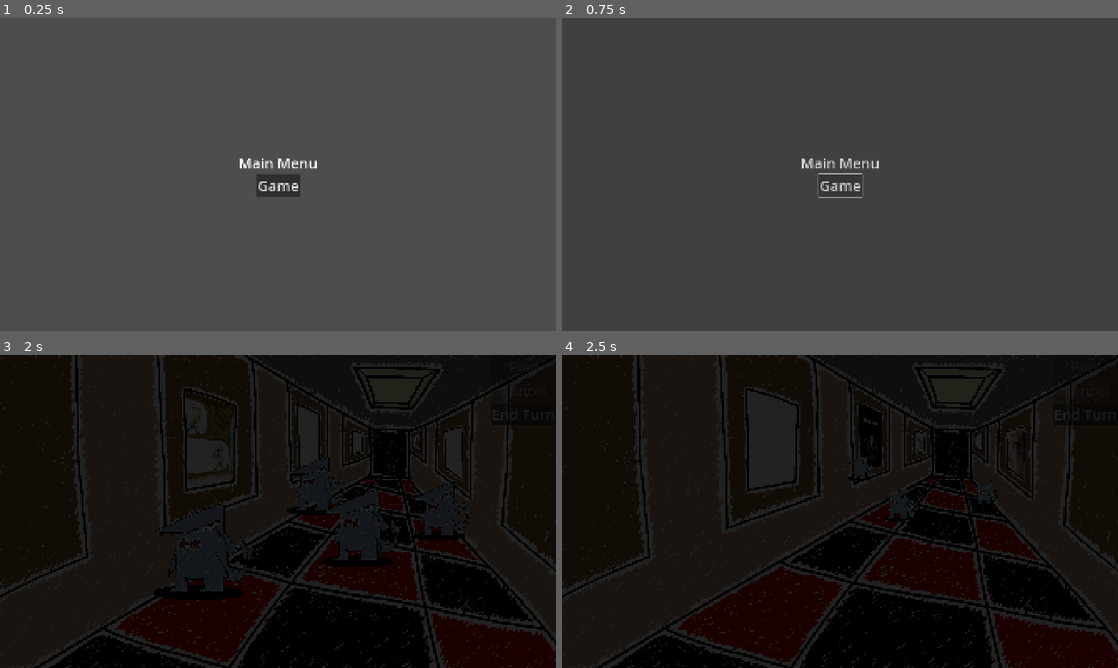
Above: before the commit, frames 1-4 (two rows, left to right).
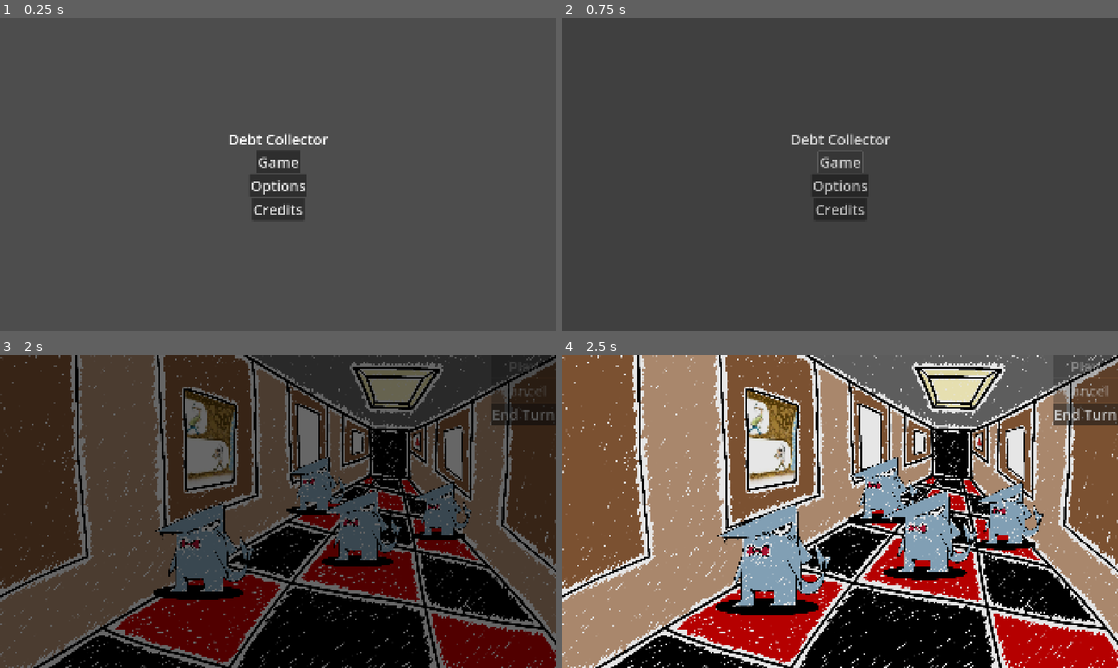
Above: after the commit, the same moments.

Repository: nonagaga/MJ193
Game: Godot game, scene res://Scenes/scene_manager.tscn
Same seed, same stepped clock (60 frames per second), same inputs: the game is played once before the commit and once after it. Sound files missing from this copy of the repository are replaced by a short silence.
Inputs (mouse positions are in pixels of both pictures, inside the frame that each line leads up to):
- Up to frame 1 (0.25 s): no input
- Up to frame 2 (0.75 s): click "Game" at 0.5 s
- Up to frame 3 (2 s): click (278, 520) at 1.25 s, where only the run after the commit has a clickable "Options"
- Up to frame 4 (2.5 s): click (890, 495) at 2.02 s

The runs differ from the first frame. In frame 1, 1.9% of the frame differs, in the area x 41-59%, y 36-65%; in frame 2, 1.5%; in frame 3, 79%; in frame 4, 82%, in the area x 0-100%, y 0-100%.

Commit message:
main menu update

Diff:
--- /dev/null
+++ b/Enemies/Enemy Res/Hand Man.tres
@@ -0,0 +1,13 @@
+[gd_resource type="Resource" script_class="EnemyRes" load_steps=2 format=3 uid="uid://byqsqpxjy6mv7"]
+
+[ext_resource type="Script" uid="uid://bsk54fjtlwb7n" path="res://Enemies/EnemyRes.gd" id="1_u4qot"]
+
+[resource]
+script = ExtResource("1_u4qot")
+maxHP = 0
+speed = 0
+dmg = 0
+points = 0
+theme_song_name = ""
+maxTurnTillAttack = 0
+metadata/_custom_type_script = "uid://bsk54fjtlwb7n"
--- a/Scenes/button.gd
+++ /dev/null
@@ -1,6 +0,0 @@
-extends Button
-
-func _ready() -> void:
-	pressed.connect(func():
-		Globals.scene_manager.transition_to("game","default")
-		)
--- a/Scenes/game_test.tscn
+++ b/Scenes/game_test.tscn
@@ -26,7 +26,7 @@
 enemy_reses = Array[ExtResource("3_es14b")]([ExtResource("4_es14b"), ExtResource("4_es14b")])
 metadata/_custom_type_script = "uid://bo8d7e5dp86qf"
 
-[node name="Game" type="Node2D" node_paths=PackedStringArray("end_turn_button", "enemies")]
+[node name="Game" type="Node" node_paths=PackedStringArray("end_turn_button", "enemies")]
 script = ExtResource("1_h07e4")
 end_turn_button = NodePath("UI/GameUi/Player Choices/End Turn")
 enemies = NodePath("Enemies")
--- a/Scenes/main_menu.gd
+++ /dev/null
@@ -1,7 +0,0 @@
-extends Node2D
-
-var backing_track = preload("res://Music Manager/Backing Track.mp3")
-
-func _ready() -> void:
-	MusicManager.load_song(110, 4, backing_track)
-	MusicManager.start_song()
--- a/Scenes/main_menu.tscn
+++ /dev/null
@@ -1,31 +0,0 @@
-[gd_scene load_steps=3 format=3 uid="uid://bd2lxchcuwtg6"]
-
-[ext_resource type="Script" uid="uid://c3m4ai0w8qh7h" path="res://Scenes/button.gd" id="1_28flt"]
-[ext_resource type="Script" uid="uid://4jwaq57646ql" path="res://Scenes/main_menu.gd" id="1_48xlc"]
-
-[node name="Main Menu" type="Node2D"]
-script = ExtResource("1_48xlc")
-
-[node name="CanvasLayer" type="CanvasLayer" parent="."]
-
-[node name="VBoxContainer" type="VBoxContainer" parent="CanvasLayer"]
-anchors_preset = 15
-anchor_right = 1.0
-anchor_bottom = 1.0
-grow_horizontal = 2
-grow_vertical = 2
-alignment = 1
-
-[node name="RichTextLabel" type="RichTextLabel" parent="CanvasLayer/VBoxContainer"]
-layout_mode = 2
-theme_override_font_sizes/normal_font_size = 50
-bbcode_enabled = true
-text = "[center]Main Menu"
-fit_content = true
-
-[node name="Button" type="Button" parent="CanvasLayer/VBoxContainer"]
-layout_mode = 2
-size_flags_horizontal = 4
-theme_override_font_sizes/font_size = 50
-text = "Game"
-script = ExtResource("1_28flt")
--- a/Scenes/scene_manager.gd
+++ b/Scenes/scene_manager.gd
@@ -1,4 +1,4 @@
-class_name SceneManager extends Node2D
+class_name SceneManager extends Node
 
 signal scene_changed(scene_name : String)
 signal transition_finished()
--- a/Scenes/scene_manager.tscn
+++ b/Scenes/scene_manager.tscn
@@ -1,12 +1,12 @@
 [gd_scene load_steps=6 format=3 uid="uid://dnxohddb4syfo"]
 
 [ext_resource type="Script" uid="uid://477ivaomoyvj" path="res://Scenes/scene_manager.gd" id="1_mk1ro"]
-[ext_resource type="PackedScene" uid="uid://bd2lxchcuwtg6" path="res://Scenes/main_menu.tscn" id="2_8j8h1"]
+[ext_resource type="PackedScene" uid="uid://bd2lxchcuwtg6" path="res://UI/Menu/main_menu.tscn" id="2_8j8h1"]
 [ext_resource type="PackedScene" uid="uid://dupy1f8fboept" path="res://Scenes/game_test.tscn" id="3_py5r8"]
 [ext_resource type="PackedScene" uid="uid://d2s8a1a7bdh41" path="res://Scenes/Transitions/fade_to_black.tscn" id="4_t7rfq"]
 [ext_resource type="PackedScene" uid="uid://fy0jj162yhrr" path="res://Scenes/Transitions/vert_wipe.tscn" id="5_py5r8"]
 
-[node name="SceneManager" type="Node2D"]
+[node name="SceneManager" type="Node"]
 script = ExtResource("1_mk1ro")
 scene_list = Dictionary[String, PackedScene]({
 "default": ExtResource("2_8j8h1"),
--- /dev/null
+++ b/UI/Menu/Credits.tscn
@@ -0,0 +1,38 @@
+[gd_scene load_steps=3 format=3 uid="uid://dk6mlt0e0i3lk"]
+
+[ext_resource type="Script" uid="uid://c7md8lkvb0c3w" path="res://UI/Menu/credits.gd" id="1_gg4ni"]
+
+[sub_resource type="StyleBoxFlat" id="StyleBoxFlat_gg4ni"]
+bg_color = Color(0, 0, 0, 1)
+
+[node name="Credits" type="PanelContainer"]
+anchors_preset = 15
+anchor_right = 1.0
+anchor_bottom = 1.0
+grow_horizontal = 2
+grow_vertical = 2
+theme_override_styles/panel = SubResource("StyleBoxFlat_gg4ni")
+script = ExtResource("1_gg4ni")
+
+[node name="VBoxContainer" type="VBoxContainer" parent="."]
+layout_mode = 2
+
+[node name="RichTextLabel" type="RichTextLabel" parent="VBoxContainer"]
+layout_mode = 2
+size_flags_vertical = 3
+theme_override_font_sizes/normal_font_size = 80
+text = "King Corvidae - Programmer
+GabeTheDinosaur - Fish
+General Goods and Services - Programmer
+Drww - Music
+Aviyarn - Art"
+scroll_active = false
+horizontal_alignment = 1
+vertical_alignment = 1
+
+[node name="Button" type="Button" parent="VBoxContainer"]
+layout_mode = 2
+theme_override_font_sizes/font_size = 120
+text = "Close"
+
+[connection signal="pressed" from="VBoxContainer/Button" to="." method="_on_button_pressed"]
--- /dev/null
+++ b/UI/Menu/Options.tscn
@@ -0,0 +1,73 @@
+[gd_scene load_steps=3 format=3 uid="uid://d373huw8euw6a"]
+
+[ext_resource type="Script" uid="uid://d4lwgx7qdxuop" path="res://UI/Menu/options.gd" id="1_qdgng"]
+
+[sub_resource type="StyleBoxFlat" id="StyleBoxFlat_qdgng"]
+bg_color = Color(0, 0, 0, 1)
+
+[node name="Options" type="PanelContainer"]
+anchors_preset = 15
+anchor_right = 1.0
+anchor_bottom = 1.0
+grow_horizontal = 2
+grow_vertical = 2
+theme_override_styles/panel = SubResource("StyleBoxFlat_qdgng")
+script = ExtResource("1_qdgng")
+
+[node name="VBoxContainer" type="VBoxContainer" parent="."]
+layout_mode = 2
+
+[node name="HBoxContainer2" type="HBoxContainer" parent="VBoxContainer"]
+layout_mode = 2
+
+[node name="VSeparator" type="VSeparator" parent="VBoxContainer/HBoxContainer2"]
+custom_minimum_size = Vector2(50, 0)
+layout_mode = 2
+
+[node name="Label" type="Label" parent="VBoxContainer/HBoxContainer2"]
+layout_mode = 2
+size_flags_horizontal = 3
+theme_override_font_sizes/font_size = 50
+text = "Music"
+
+[node name="VSeparator2" type="VSeparator" parent="VBoxContainer/HBoxContainer2"]
+custom_minimum_size = Vector2(50, 0)
+layout_mode = 2
+
+[node name="HBoxContainer" type="HBoxContainer" parent="VBoxContainer"]
+layout_mode = 2
+
+[node name="VSeparator" type="VSeparator" parent="VBoxContainer/HBoxContainer"]
+custom_minimum_size = Vector2(100, 0)
+layout_mode = 2
+
+[node name="HSlider" type="HSlider" parent="VBoxContainer/HBoxContainer"]
+custom_minimum_size = Vector2(0, 50)
+layout_mode = 2
+size_flags_horizontal = 3
+
+[node name="VSeparator2" type="VSeparator" parent="VBoxContainer/HBoxContainer"]
+custom_minimum_size = Vector2(100, 0)
+layout_mode = 2
+
+[node name="Aracnophobia Mode" type="CheckButton" parent="VBoxContainer"]
+layout_mode = 2
+theme_override_font_sizes/font_size = 45
+text = "Aracnophobia Mode"
+
+[node name="Aracnophilia Mode" type="CheckButton" parent="VBoxContainer"]
+layout_mode = 2
+theme_override_font_sizes/font_size = 45
+text = "Aracnophilia Mode"
+
+[node name="HSeparator" type="HSeparator" parent="VBoxContainer"]
+layout_mode = 2
+size_flags_vertical = 3
+
+[node name="Close" type="Button" parent="VBoxContainer"]
+layout_mode = 2
+theme_override_font_sizes/font_size = 50
+text = "Close"
+
+[connection signal="value_changed" from="VBoxContainer/HBoxContainer/HSlider" to="." method="_on_h_slider_value_changed"]
+[connection signal="pressed" from="VBoxContainer/Close" to="." method="close"]
--- /dev/null
+++ b/UI/Menu/credits.gd
@@ -0,0 +1,4 @@
+extends PanelContainer
+
+func _on_button_pressed() -> void:
+	visible = false
--- /dev/null
+++ b/UI/Menu/main_menu.gd
@@ -0,0 +1,18 @@
+extends Control
+
+var backing_track = preload("res://Music Manager/Backing Track.mp3")
+
+func _ready() -> void:
+	MusicManager.load_song(110, 4, backing_track)
+	MusicManager.start_song()
+
+func start():
+	Globals.scene_manager.transition_to("game","default")
+
+
+func _on_credits_pressed() -> void:
+	$Credits.show()
+
+
+func _on_options_pressed() -> void:
+	$Options.show()
--- /dev/null
+++ b/UI/Menu/main_menu.tscn
@@ -0,0 +1,63 @@
+[gd_scene load_steps=4 format=3 uid="uid://bd2lxchcuwtg6"]
+
+[ext_resource type="Script" uid="uid://4jwaq57646ql" path="res://UI/Menu/main_menu.gd" id="1_48xlc"]
+[ext_resource type="PackedScene" uid="uid://dk6mlt0e0i3lk" path="res://UI/Menu/Credits.tscn" id="2_48xlc"]
+[ext_resource type="PackedScene" uid="uid://d373huw8euw6a" path="res://UI/Menu/Options.tscn" id="2_wrubb"]
+
+[node name="Main Menu" type="Control"]
+layout_mode = 3
+anchors_preset = 15
+anchor_right = 1.0
+anchor_bottom = 1.0
+grow_horizontal = 2
+grow_vertical = 2
+script = ExtResource("1_48xlc")
+
+[node name="VBoxContainer" type="VBoxContainer" parent="."]
+layout_mode = 1
+anchors_preset = 15
+anchor_right = 1.0
+anchor_bottom = 1.0
+grow_horizontal = 2
+grow_vertical = 2
+alignment = 1
+
+[node name="RichTextLabel" type="RichTextLabel" parent="VBoxContainer"]
+layout_mode = 2
+theme_override_font_sizes/normal_font_size = 50
+bbcode_enabled = true
+text = "[center]Debt Collector"
+fit_content = true
+
+[node name="VBoxContainer" type="VBoxContainer" parent="VBoxContainer"]
+layout_mode = 2
+
+[node name="Start" type="Button" parent="VBoxContainer/VBoxContainer"]
+layout_mode = 2
+size_flags_horizontal = 4
+theme_override_font_sizes/font_size = 50
+text = "Game"
+
+[node name="Options" type="Button" parent="VBoxContainer/VBoxContainer"]
+layout_mode = 2
+size_flags_horizontal = 4
+theme_override_font_sizes/font_size = 50
+text = "Options"
+
+[node name="Credits" type="Button" parent="VBoxContainer/VBoxContainer"]
+layout_mode = 2
+size_flags_horizontal = 4
+theme_override_font_sizes/font_size = 50
+text = "Credits"
+
+[node name="Options" parent="." instance=ExtResource("2_wrubb")]
+visible = false
+layout_mode = 1
+
+[node name="Credits" parent="." instance=ExtResource("2_48xlc")]
+visible = false
+layout_mode = 1
+
+[connection signal="pressed" from="VBoxContainer/VBoxContainer/Start" to="." method="start"]
+[connection signal="pressed" from="VBoxContainer/VBoxContainer/Options" to="." method="_on_options_pressed"]
+[connection signal="pressed" from="VBoxContainer/VBoxContainer/Credits" to="." method="_on_credits_pressed"]
--- /dev/null
+++ b/UI/Menu/options.gd
@@ -0,0 +1,47 @@
+extends PanelContainer
+
+# Get a reference to the HSlider node from the scene tree.
+@onready var h_slider: HSlider = $VBoxContainer/HBoxContainer/HSlider
+
+# We'll store the index for the "Master" audio bus. It's almost always 0.
+var _master_bus_idx: int
+
+
+func _ready() -> void:
+	# Find the bus index by its name. This is safer than assuming it's 0.
+	_master_bus_idx = AudioServer.get_bus_index("Master")
+
+	# --- Configure the Slider's Range ---
+	# We want the slider to represent a linear volume scale from 0 (mute) to 2.0 (double).
+	# A value of 1.0 will represent the default, un-boosted volume (0 dB).
+	h_slider.min_value = 0.0
+	h_slider.max_value = 2.0
+	h_slider.step = 0.01 # Allows for fine-grained control.
+
+	# --- Set the Slider's Starting Position ---
+	# Get the master bus's current volume in decibels (dB).
+	var current_volume_db: float = AudioServer.get_bus_volume_db(_master_bus_idx)
+
+	# Sliders work best with linear values, so we convert the bus's dB value
+	# to a linear scale (e.g., -6 dB becomes ~0.5 linear).
+	var current_volume_linear: float = db_to_linear(current_volume_db)
+
+	# Set the slider's value to match the current volume. This ensures the slider
+	# is in the correct position when the game starts.
+	# We use set_value_no_signal to prevent it from triggering the _on_value_changed
+	# function unnecessarily right at the start.
+	h_slider.set_value_no_signal(current_volume_linear)
+
+
+# This function is connected to the slider's "value_changed" signal.
+# It runs every time the slider's value changes (including during a drag).
+func _on_h_slider_value_changed(new_linear_value: float) -> void:
+	# The slider gives us a linear value (0.0 to 2.0).
+	# The AudioServer needs this converted back to the decibel (dB) scale.
+	var new_volume_db: float = linear_to_db(new_linear_value)
+
+	# Set the volume of the master bus.
+	AudioServer.set_bus_volume_db(_master_bus_idx, new_volume_db)
+
+func close():
+	visible = false
Not shown: 1 places in Cards/Rejuvenate.tres that only renumber resources
Not shown: 1 places in Music Manager/music_manager.tscn that only renumber resources
Not shown, removed: Scenes/button.gd.uid
Not shown: 1 places in Scenes/game_test.tscn that only renumber resources
Not shown, added: UI/Menu/credits.gd.uid
Renamed: Scenes/main_menu.gd.uid -> UI/Menu/main_menu.gd.uid
Not shown, added: UI/Menu/options.gd.uid
